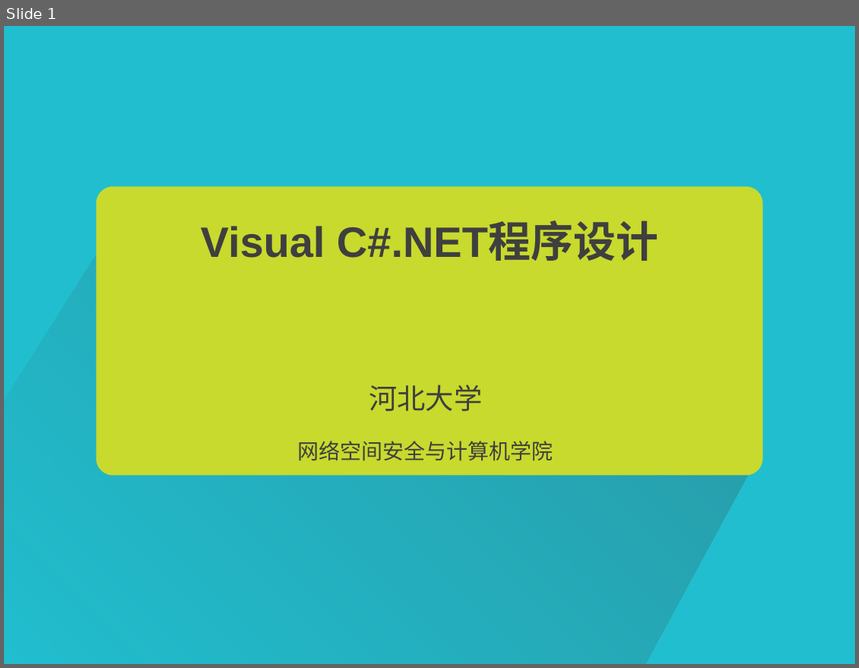
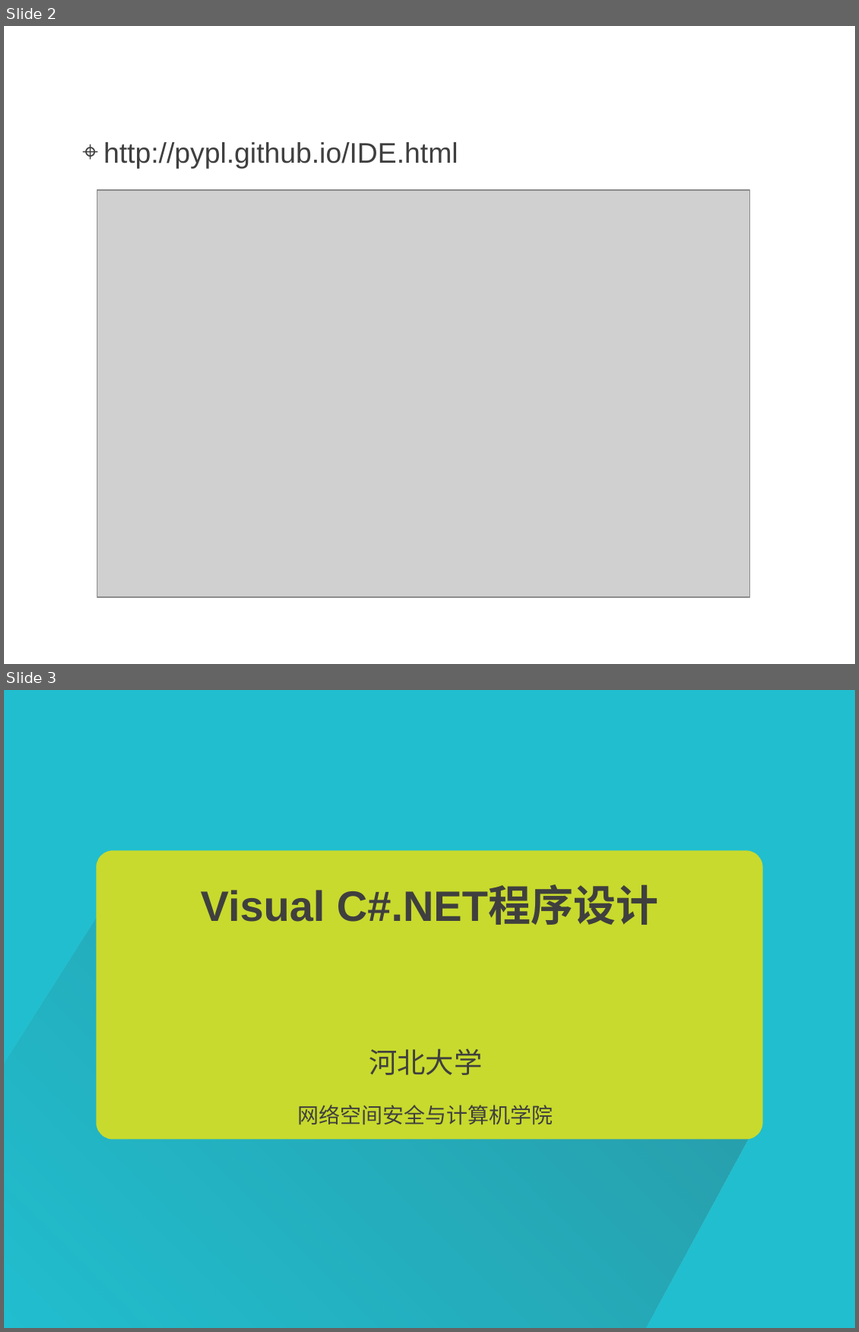
Before and after one commit to HBU/C-Sharp.net, a slide deck: PPT/00第一章.ppt. Shown one above the other, each under a label of ours: slide 1 before the commit, slides 2 and 3 after it. The pictures are 859x668 and 859x1332 pixels, drawn with LibreOffice and Linux fonts; fonts in the diff are those of the drawing; grey boxes stand for pictures; background and template pictures are left out. Boxes give left, top, right and bottom in pixels: in the first picture for what was removed or moved away, otherwise in the second. Text is boxed around its words. In the diff, an @@ line names an element or a change of style, - is before the commit and + after.

```diff
--- a/PPT/00第一章.ppt
+++ b/PPT/00第一章.ppt
@@ slide 2 added at (4, 26, 855, 664), background picture (left out) @@
@@ title added at (63, 26, 797, 111), 36 pt, text #FFFFFF @@
+IDE排名
@@ text added at (104, 142, 458, 168), 24 pt, text #3F3F3F @@
+⌖ http://pypl.github.io/IDE.html
@@ picture added at (97, 190, 750, 598) @@
@@ what was slide 1 is now slide 3 @@
```
Also in this commit, not shown: 9 slides changed, 1 other slide added.
